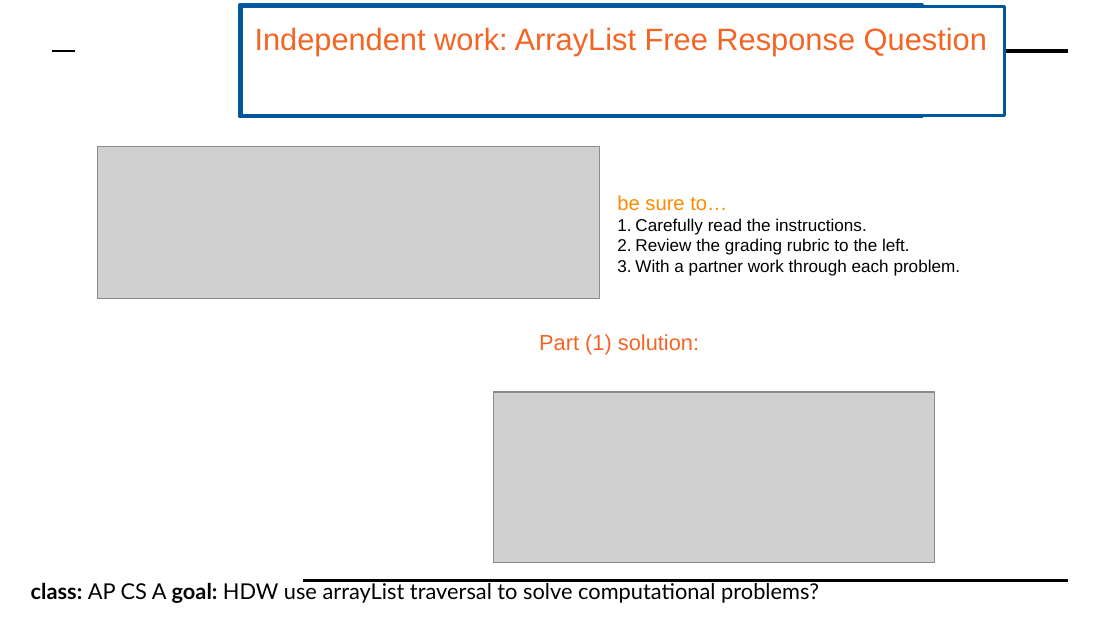
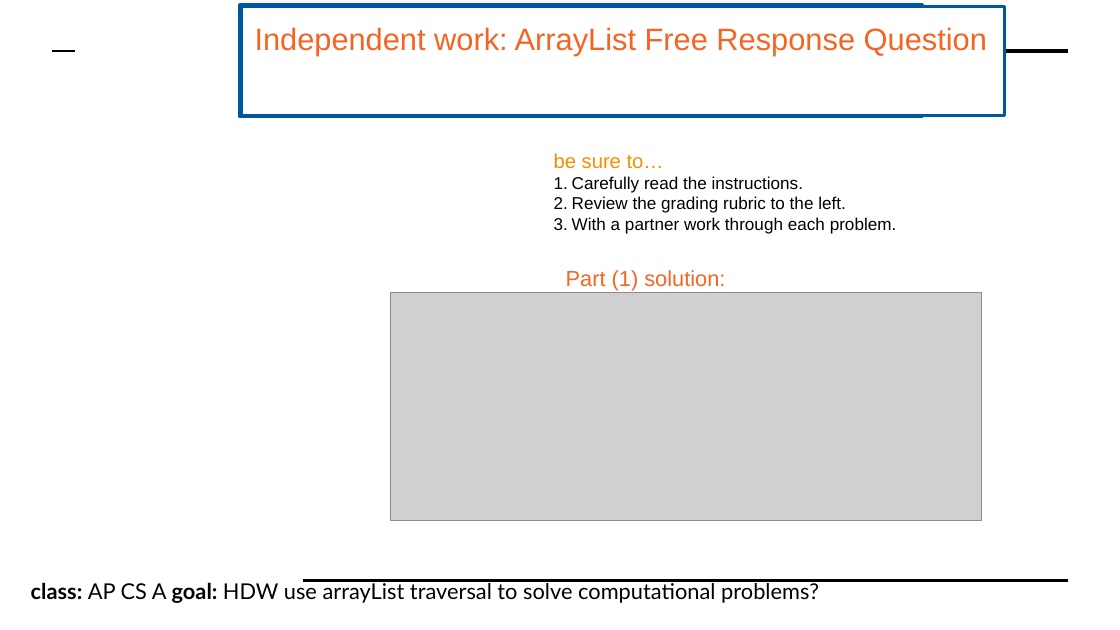
Before and after one commit to cobrien87/work, a slide deck: slide 6 of print/apcsa2_6_1.pptx (slide 5 before the commit). Drawn at 1120x630 pixels with LibreOffice and Linux fonts; fonts in the diff are those of the drawing; grey boxes stand for pictures; background and template pictures are left out. Boxes give left, top, right and bottom in pixels: in the first picture for what was removed or moved away, otherwise in the second. Text is boxed around its words. In the diff, an @@ line names an element or a change of style, - is before the commit and + after.

```diff
--- a/print/apcsa2_6_1.pptx
+++ b/print/apcsa2_6_1.pptx
@@ picture removed at (97, 147, 599, 299) @@
@@ text "be sure to…": place and size @@
-text "be sure to…" at (617, 195, 961, 276)
+text "be sure to…" at (554, 153, 897, 234)
@@ text "Part (1) solution:": place and size @@
-text "Part (1) solution:" at (539, 334, 699, 354)
+text "Part (1) solution:" at (566, 270, 725, 291)
@@ picture: place and size @@
-picture at (493, 392, 934, 562)
+picture at (391, 292, 981, 521)
```
Also in this commit, not shown: 1 slide added, 2 other files.
